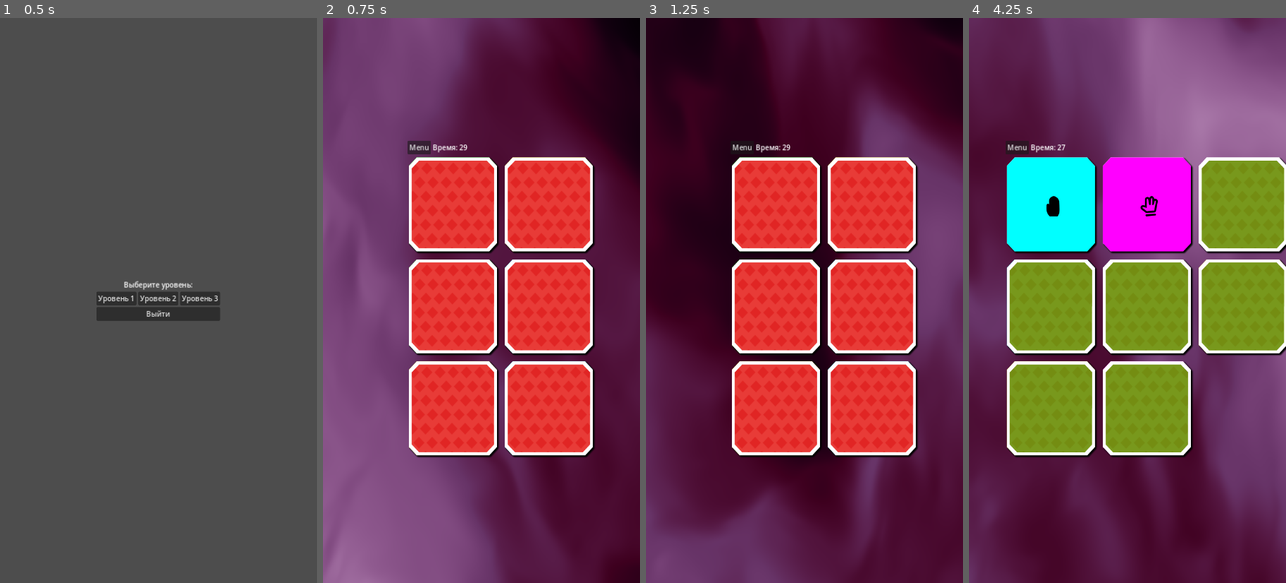
Above: before the commit, frames 1-4 (left to right).
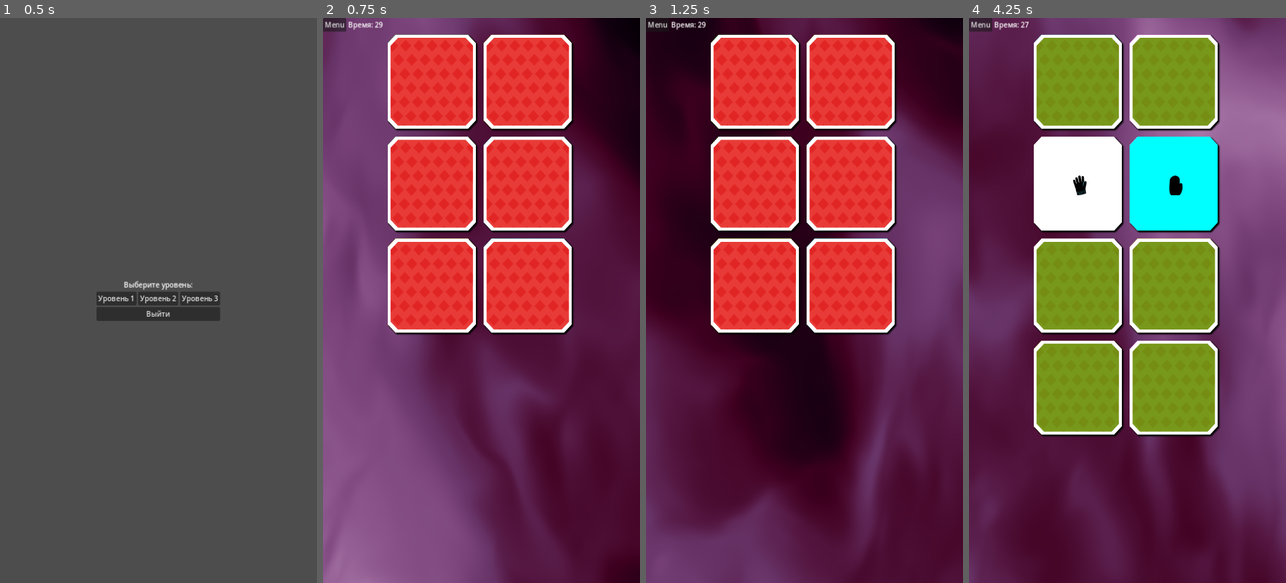
Above: after the commit, the same moments.

Repository: AkshachRd/glowes
Game: Godot game, scene res://scenes/Menu.tscn
Two runs of this game, one before a commit and one after it. Both use one fixed random seed, a clock stepped at 60 frames per second and the inputs below.
Inputs (mouse positions are in pixels of both pictures, inside the frame that each line leads up to):
- Up to frame 1 (0.5 s): no input
- Up to frame 2 (0.75 s): click "Уровень 1" at 0.5 s
- Up to frame 3 (1.25 s): no input
- Up to frame 4 (4.25 s): click "Menu" at 1.25 s; click "Уровень 2" at 2 s; move the mouse to (1051, 204) at 2.77 s; click (1051, 204) at 2.92 s; move the mouse to (1149, 204) at 3.52 s; click (1149, 204) at 3.67 s

Frame 1 is identical in both runs. In frame 2, 34% of the frame differs, in the area x 0-86%, y 0-78%; in frame 3, 34%; in frame 4, 44%, in the area x 0-100%, y 0-78%.

Commit message:
Сделал количество колонок зависимым от количества карточек.

Diff:
--- a/scenes/Level.tscn
+++ b/scenes/Level.tscn
@@ -24,31 +24,30 @@
 grow_horizontal = 2
 grow_vertical = 2
 
-[node name="CenterContainer" type="CenterContainer" parent="ColorRect"]
+[node name="VBoxContainer" type="VBoxContainer" parent="ColorRect"]
 layout_mode = 1
 anchors_preset = 15
 anchor_right = 1.0
 anchor_bottom = 1.0
-offset_right = 96.0
 grow_horizontal = 2
 grow_vertical = 2
 
-[node name="VBoxContainer" type="VBoxContainer" parent="ColorRect/CenterContainer"]
+[node name="HBoxContainer" type="HBoxContainer" parent="ColorRect/VBoxContainer"]
 layout_mode = 2
 
-[node name="HBoxContainer" type="HBoxContainer" parent="ColorRect/CenterContainer/VBoxContainer"]
-layout_mode = 2
-
-[node name="MenuButton" type="Button" parent="ColorRect/CenterContainer/VBoxContainer/HBoxContainer"]
+[node name="MenuButton" type="Button" parent="ColorRect/VBoxContainer/HBoxContainer"]
 layout_mode = 2
 text = "Menu"
 
-[node name="TimerLabel" type="Label" parent="ColorRect/CenterContainer/VBoxContainer/HBoxContainer"]
+[node name="TimerLabel" type="Label" parent="ColorRect/VBoxContainer/HBoxContainer"]
 layout_mode = 2
 text = "Время: 30"
 horizontal_alignment = 2
 
-[node name="GridContainer" type="GridContainer" parent="ColorRect/CenterContainer/VBoxContainer"]
+[node name="CenterContainer" type="CenterContainer" parent="ColorRect/VBoxContainer"]
+layout_mode = 2
+
+[node name="GridContainer" type="GridContainer" parent="ColorRect/VBoxContainer/CenterContainer"]
 layout_mode = 2
 columns = 2
 
@@ -57,5 +56,5 @@
 one_shot = true
 autostart = true
 
-[connection signal="pressed" from="ColorRect/CenterContainer/VBoxContainer/HBoxContainer/MenuButton" to="." method="_on_menu_button_pressed"]
+[connection signal="pressed" from="ColorRect/VBoxContainer/HBoxContainer/MenuButton" to="." method="_on_menu_button_pressed"]
 [connection signal="timeout" from="GameTimer" to="." method="_on_game_timer_timeout"]
--- a/scripts/Level.gd
+++ b/scripts/Level.gd
@@ -14,8 +14,11 @@
 
 func _ready():
 	selected_level = Global.selected_level
-	grid.columns = _get_columns()
-	create_cards()
+	var cards = create_cards()
+	grid.columns = _get_columns(cards)
+	# Добавляем карточки в контейнер
+	for card in cards:
+		grid.add_child(card)
 	# Запускаем таймер
 	$GameTimer.start()
 	# Инициализируем отображение времени
@@ -53,9 +56,7 @@
 	# Перемешиваем карточки
 	card_list.shuffle()
 
-	# Добавляем карточки в контейнер
-	for card in card_list:
-		grid.add_child(card)
+	return card_list
 
 func _on_Card_unflipped(card):
 	can_flip = true
@@ -119,16 +120,8 @@
 func update_timer_label():
 	timer_label.text = "Время: " + str(int(time_left))
 
-func _get_columns():
-	match selected_level:
-		1:
-			return 2  # Уровень 1: 4 карточки
-		2:
-			return 3  # Уровень 2: 8 карточек
-		3:
-			return 3  # Уровень 3: 12 карточек
-		_:
-			return 2  # По умолчанию 4 карточки
+func _get_columns(cards):
+	return floor(cards.size() / 5) + 1
 
 const number_of_gloves_variants = 6
 
